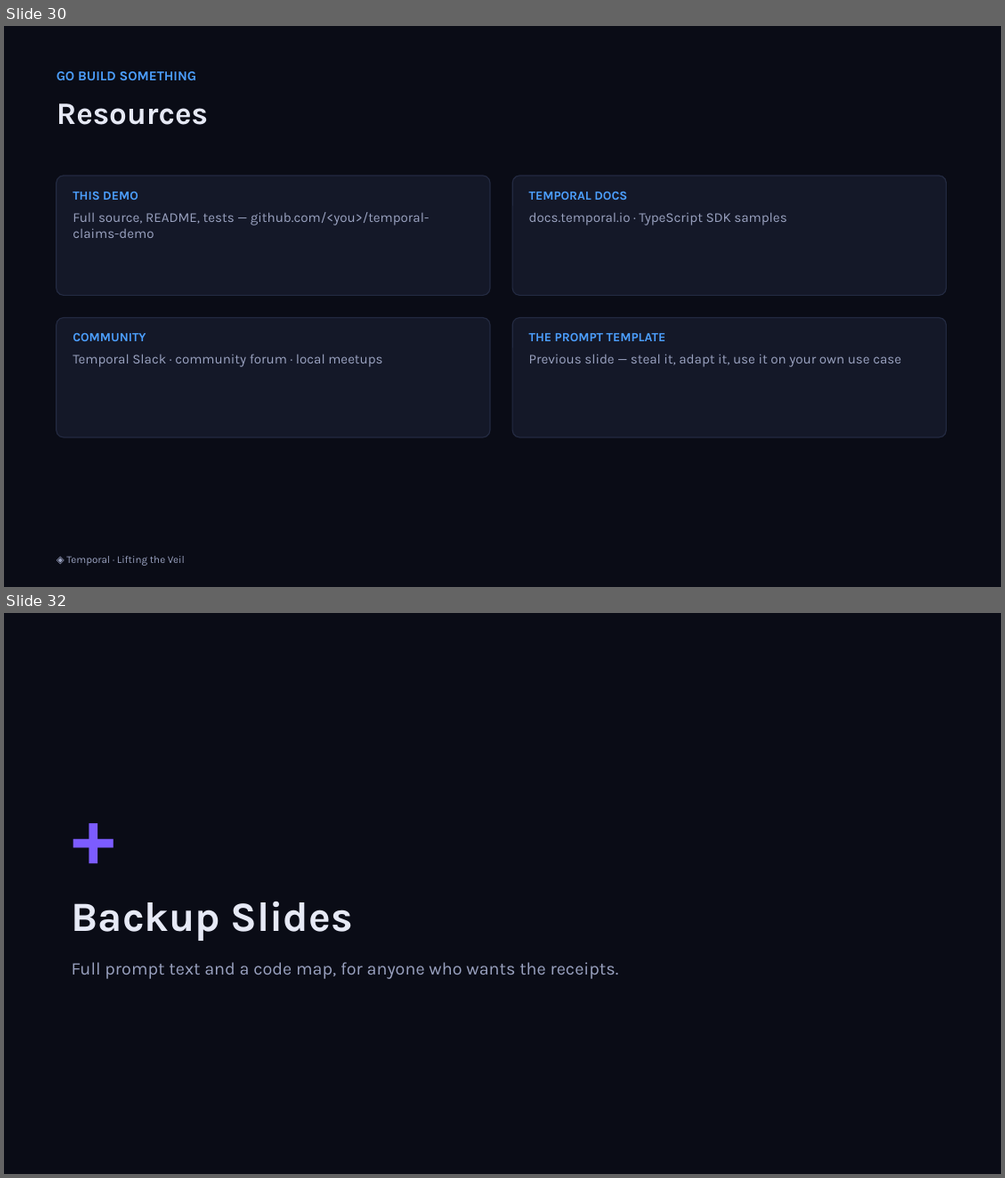
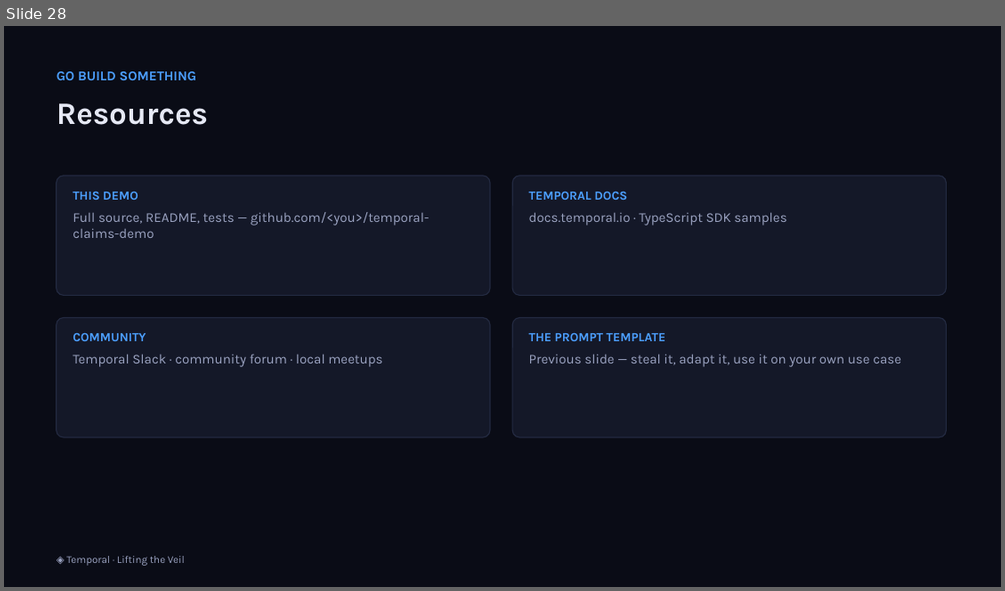
Before and after one commit to simy307/temporal-claims-demo, a slide deck: presentation/Lifting-the-Veil-Temporal-Talk.pptx. Shown one above the other, each under a label of ours: slides 30 and 32 before the commit, slide 28 after it; the slides between them are not shown. The pictures are 1005x1178 and 1005x591 pixels, drawn with LibreOffice and Linux fonts; fonts in the diff are those of the drawing. Boxes give left, top, right and bottom in pixels: in the first picture for what was removed or moved away, otherwise in the second. Text is boxed around its words. In the diff, an @@ line names an element or a change of style, - is before the commit and + after.

```diff
--- a/presentation/Lifting-the-Veil-Temporal-Talk.pptx
+++ b/presentation/Lifting-the-Veil-Temporal-Talk.pptx
@@ slide 32 removed at (4, 613, 1001, 1174), background #FFFFFF @@
@@ rectangle removed at (4, 613, 1001, 1174) @@
@@ text removed at (72, 793, 371, 912) @@
-+
@@ text removed at (72, 900, 353, 941) @@
-Backup Slides
@@ text removed at (72, 962, 619, 979) @@
-Full prompt text and a code map, for anyone who wants the receipts.
@@ what was slide 30 is now slide 28 @@
```
Also in this commit, not shown: 2 slides changed, 5 other slides removed, 3 other files.
